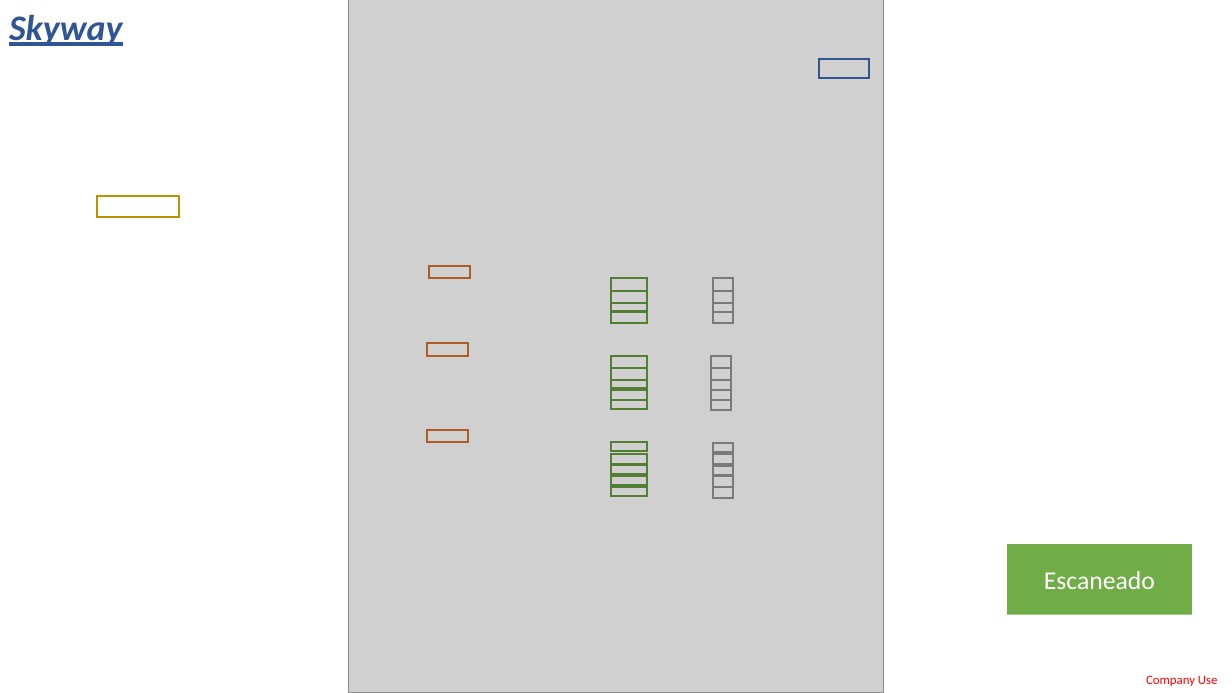
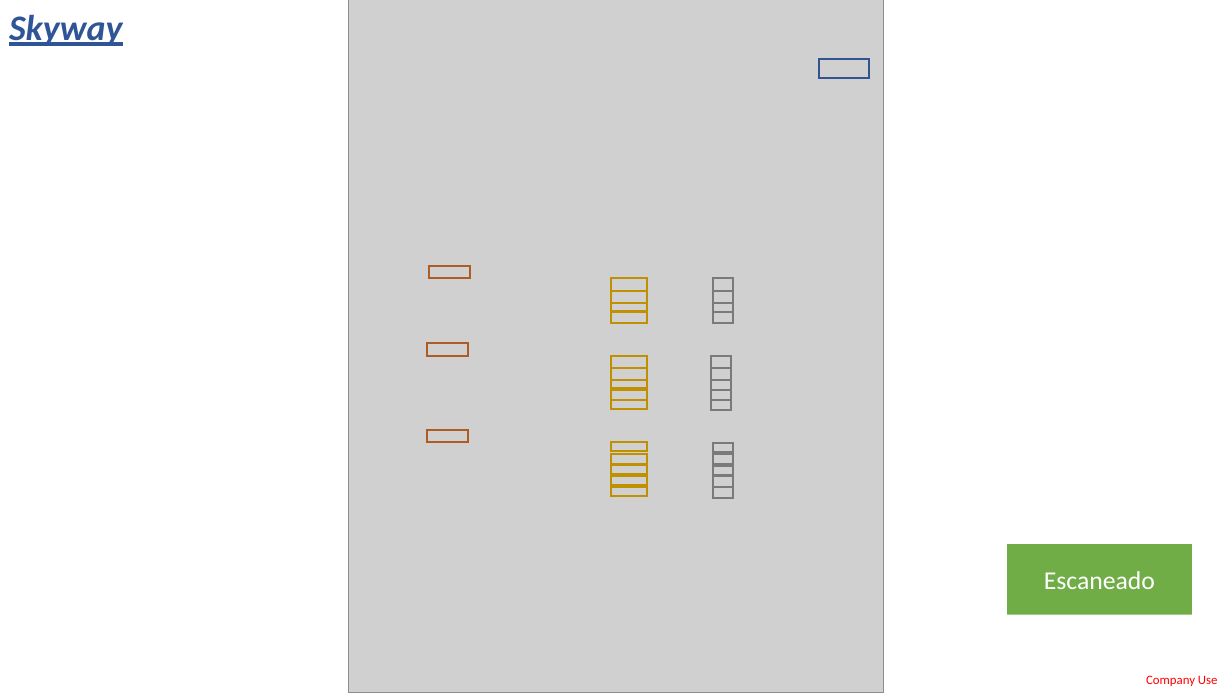
Before and after one commit to LobatoJaime/Bot-Creacion-de-Pedidos, a slide deck: slide 12 of AI_Engine/Info/ExtraccionDatos.pptx. Drawn at 1232x693 pixels with LibreOffice and Linux fonts; fonts in the diff are those of the drawing; grey boxes stand for pictures. Boxes give left, top, right and bottom in pixels: in the first picture for what was removed or moved away, otherwise in the second. Text is boxed around its words. In the diff, an @@ line names an element or a change of style, - is before the commit and + after.

```diff
--- a/AI_Engine/Info/ExtraccionDatos.pptx
+++ b/AI_Engine/Info/ExtraccionDatos.pptx
@@ rectangle removed at box(97, 196, 179, 217) @@
@@ outline #538035 1.5 pt to #BF9000 1.5 pt in 14 elements at box(611, 278, 647, 290), box(611, 291, 647, 303), box(611, 303, 647, 312), box(611, 311, 647, 323), box(611, 356, 647, 368), box(611, 368, 647, 380), box(611, 381, 647, 390), box(611, 388, 647, 400), box(611, 442, 647, 451), box(611, 455, 647, 464), box(611, 466, 647, 475), box(611, 476, 647, 485), box(611, 487, 647, 496), box(611, 400, 647, 409) @@
```
Also in this commit, not shown: 3 other slides changed, 5 other files.
